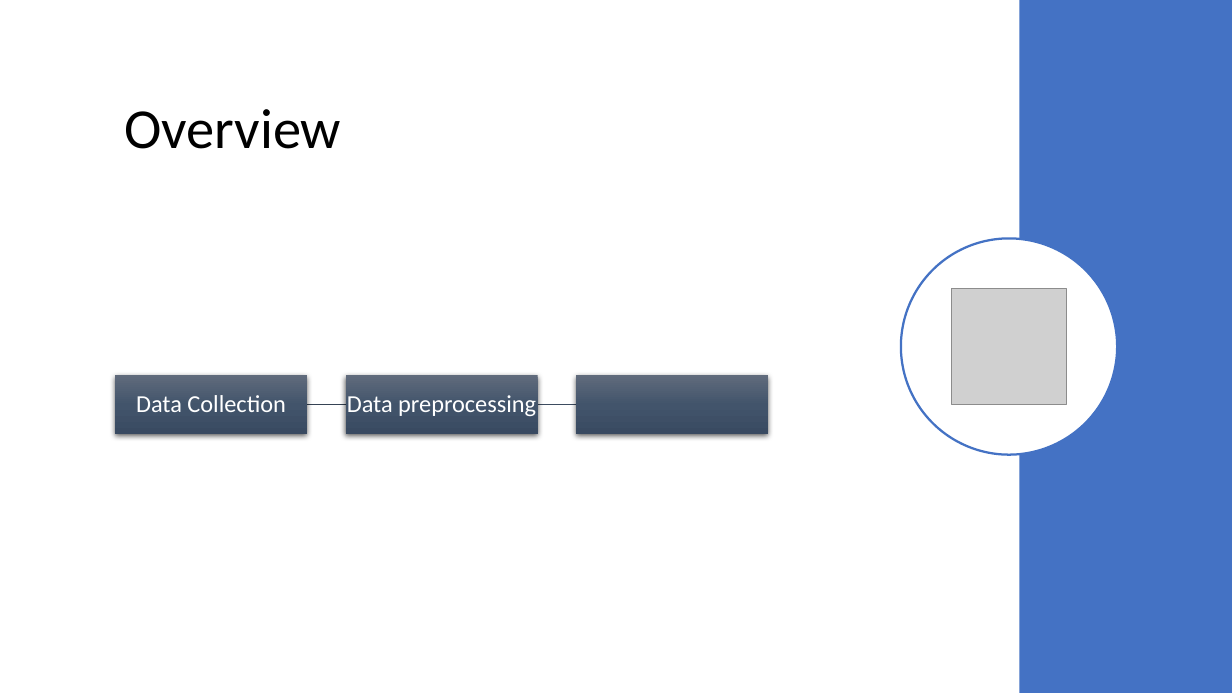
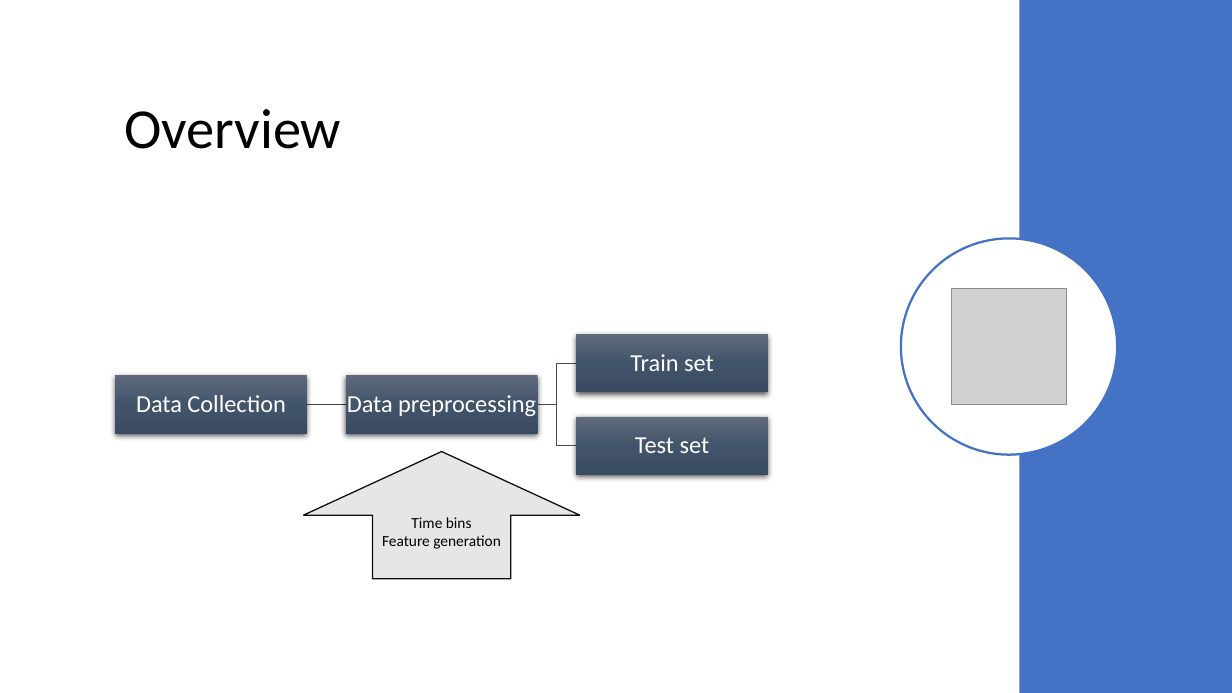
Before and after one commit to cerniello/WalkingPatternClassification_SL, a slide deck: slide 3 of Presentation Group 13.pptx. Drawn at 1232x693 pixels with LibreOffice and Linux fonts; fonts in the diff are those of the drawing; grey boxes stand for pictures. Boxes give left, top, right and bottom in pixels: in the first picture for what was removed or moved away, otherwise in the second. Text is boxed around its words. In the diff, an @@ line names an element or a change of style, - is before the commit and + after.

```diff
--- a/Presentation Group 13.pptx
+++ b/Presentation Group 13.pptx
@@ rectangle: place and size @@
-rectangle at <box>576,375,768,433</box>
+rectangle at <box>576,334,768,392</box>
@@ freeform shape: place and size @@
-freeform shape at <box>538,400,577,409</box>
+freeform shape at <box>538,405,577,446</box>
@@ group added at <box>538,354,768,475</box>: 2 texts, 1 freeform shape, 1 rectangle @@
+Train set
+Test set
@@ up arrow added at <box>303,452,579,579</box>, fill #E7E6E6, outline #0D0D0D 1 pt, 12 pt, text #000000 @@
+Time bins
+Feature generation
```
Also in this commit, not shown: 1 slide added, 1 slide removed.
